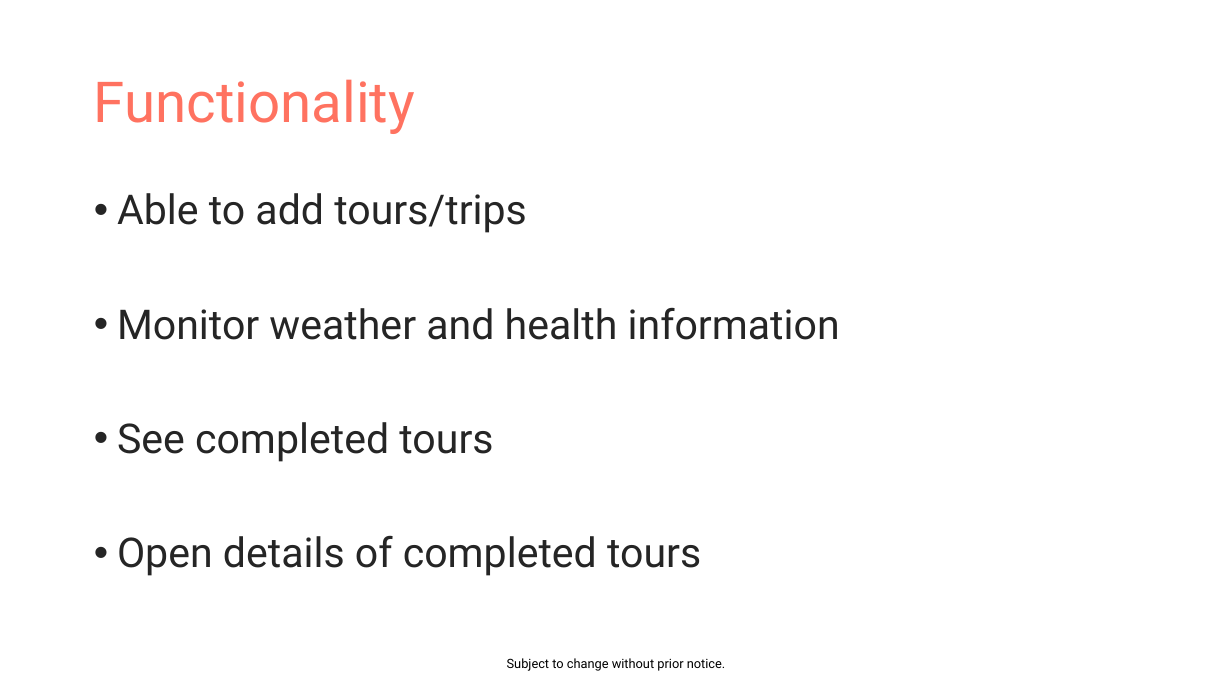
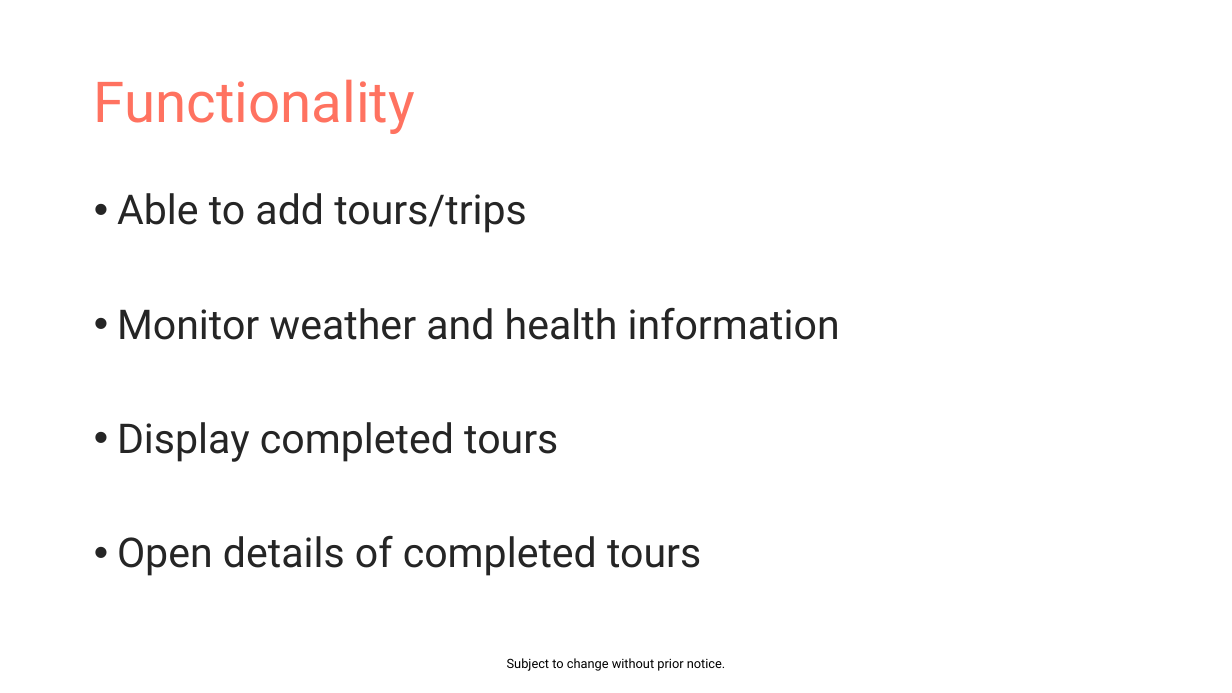
Before and after one commit to EvaJobst/MobileSports, a slide deck: slide 6 of Mountaineer.pptx. Drawn at 1232x693 pixels with LibreOffice and Linux fonts; fonts in the diff are those of the drawing. Boxes give left, top, right and bottom in pixels: in the first picture for what was removed or moved away, otherwise in the second. Text is boxed around its words. In the diff, an @@ line names an element or a change of style, - is before the commit and + after.

```diff
--- a/Mountaineer.pptx
+++ b/Mountaineer.pptx
@@ text at [117,422,558,462]: text changed @@
-• See completed tours
+• Display completed tours
```
Also in this commit, not shown: 1 other slide changed, 2 slides added.
